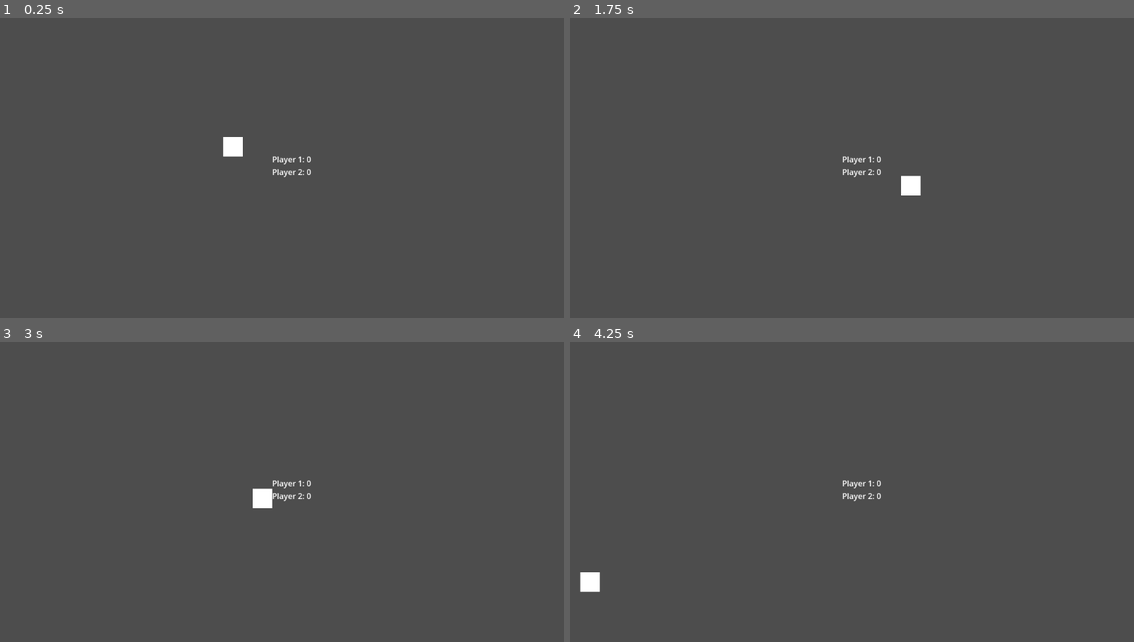
Above: before the commit, frames 1-4 (two rows, left to right).
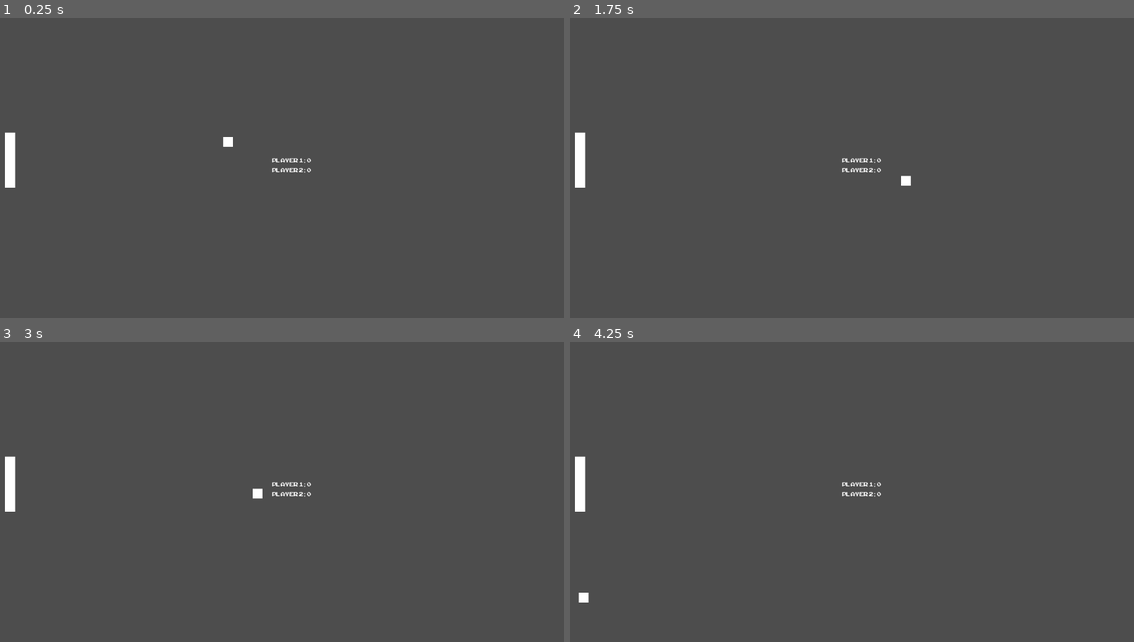
Above: after the commit, the same moments.

Repository: nigoi/pong_clone
Game: Godot game, scene res://scenes/main.tscn
The game is run twice, just before and just after one commit, with the same random seed, the same clock (stepped at 60 frames per second) and the same inputs.
Inputs:
- Up to frame 1 (0.25 s): no input
- Up to frame 2 (1.75 s): no input
- Up to frame 3 (3 s): no input
- Up to frame 4 (4.25 s): no input

The runs differ from the first frame. In frame 1, 0.7% of the frame differs, in the area x 0-56%, y 38-57%; in frame 2, 0.7%; in frame 3, 0.7%; in frame 4, 0.8%, in the area x 0-56%, y 38-87%.

Commit message:
paddle scene and pong sound

Diff:
--- a/scenes/ball.tscn
+++ b/scenes/ball.tscn
@@ -1,9 +1,9 @@
-[gd_scene load_steps=3 format=3 uid="uid://0acd4nwq7kk0"]
+[gd_scene load_steps=4 format=3 uid="uid://0acd4nwq7kk0"]
 
 [ext_resource type="Script" path="res://scripts/ball.gd" id="1_6y6mc"]
+[ext_resource type="AudioStream" uid="uid://rwti38yjrda1" path="res://sound/18782.mp3" id="2_g7v2m"]
 
 [sub_resource type="RectangleShape2D" id="RectangleShape2D_qmsys"]
-size = Vector2(39, 42)
 
 [node name="ball" type="RigidBody2D"]
 position = Vector2(537, 235)
@@ -20,11 +20,12 @@
 anchor_bottom = 0.5
 offset_left = -20.0
 offset_top = -20.0
-offset_right = 20.0
-offset_bottom = 20.0
 grow_horizontal = 2
 grow_vertical = 2
 
 [node name="CollisionShape2D" type="CollisionShape2D" parent="."]
-position = Vector2(0, 1)
+position = Vector2(-10, -10)
 shape = SubResource("RectangleShape2D_qmsys")
+
+[node name="AudioStreamPlayer" type="AudioStreamPlayer" parent="."]
+stream = ExtResource("2_g7v2m")
--- a/scenes/label.tscn
+++ b/scenes/label.tscn
@@ -7,4 +7,6 @@
 offset_top = 155.0
 offset_right = 772.0
 offset_bottom = 178.0
+vertical_alignment = 1
+autowrap_mode = 3
 script = ExtResource("1_h78oi")
--- a/scenes/main.tscn
+++ b/scenes/main.tscn
@@ -1,9 +1,11 @@
-[gd_scene load_steps=5 format=3 uid="uid://bdgom8meb3xbp"]
+[gd_scene load_steps=7 format=3 uid="uid://bdgom8meb3xbp"]
 
 [ext_resource type="Script" path="res://scripts/main.gd" id="1_jufgc"]
+[ext_resource type="FontFile" uid="uid://dkauhayibudym" path="res://font/ARCADECLASSIC.TTF" id="2_wfusr"]
 [ext_resource type="Script" path="res://scripts/label.gd" id="3_57vao"]
 [ext_resource type="PackedScene" uid="uid://co2temuet1oir" path="res://scenes/wall.tscn" id="3_vfall"]
 [ext_resource type="PackedScene" uid="uid://c5mfwubkio6fa" path="res://scenes/player_wall.tscn" id="4_hgvnr"]
+[ext_resource type="PackedScene" uid="uid://2xv3bmw8myao" path="res://scenes/paddle.tscn" id="5_nxvde"]
 
 [node name="Node2D" type="Node2D"]
 script = ExtResource("1_jufgc")
@@ -20,6 +22,7 @@
 offset_bottom = 11.5
 grow_horizontal = 2
 grow_vertical = 2
+theme_override_fonts/font = ExtResource("2_wfusr")
 horizontal_alignment = 1
 script = ExtResource("3_57vao")
 
@@ -36,5 +39,8 @@
 [node name="player_wall2" parent="walls" instance=ExtResource("4_hgvnr")]
 position = Vector2(1164, -2)
 
+[node name="paddle" parent="." instance=ExtResource("5_nxvde")]
+position = Vector2(20, 324)
+
 [connection signal="body_entered" from="walls/player_wall" to="Label" method="_on_player_wall_body_entered"]
 [connection signal="body_exited" from="walls/player_wall2" to="Label" method="_on_player_wall_2_body_exited"]
--- /dev/null
+++ b/scenes/paddle.tscn
@@ -0,0 +1,29 @@
+[gd_scene load_steps=2 format=3 uid="uid://2xv3bmw8myao"]
+
+[sub_resource type="RectangleShape2D" id="RectangleShape2D_alnv0"]
+size = Vector2(21, 56.5)
+
+[node name="paddle" type="RigidBody2D"]
+gravity_scale = 0.0
+lock_rotation = true
+
+[node name="CollisionShape2D" type="CollisionShape2D" parent="."]
+position = Vector2(0.5, -27.75)
+shape = SubResource("RectangleShape2D_alnv0")
+
+[node name="CollisionShape2D2" type="CollisionShape2D" parent="."]
+position = Vector2(0.5, 28.5)
+shape = SubResource("RectangleShape2D_alnv0")
+
+[node name="ColorRect" type="ColorRect" parent="."]
+anchors_preset = 8
+anchor_left = 0.5
+anchor_top = 0.5
+anchor_right = 0.5
+anchor_bottom = 0.5
+offset_left = -10.0
+offset_top = -56.0
+offset_right = 11.0
+offset_bottom = 57.0
+grow_horizontal = 2
+grow_vertical = 2
--- a/scripts/ball.gd
+++ b/scripts/ball.gd
@@ -22,6 +22,7 @@
 	var collision = move_and_collide(velocity * speed * delta)
 	if collision:
 		velocity = velocity.bounce(collision.get_normal())
+		$AudioStreamPlayer.play()
 	if position.x > view_port.x or position.x < 0:
 		self.queue_free()
 		emit_signal("respawn")
Binary file added: font/ARCADECLASSIC.TTF
Not shown, added: font/ARCADECLASSIC.TTF.import
Not shown, added: sound/18782.mp3.import
Not shown, added: sound/18782.mp3
